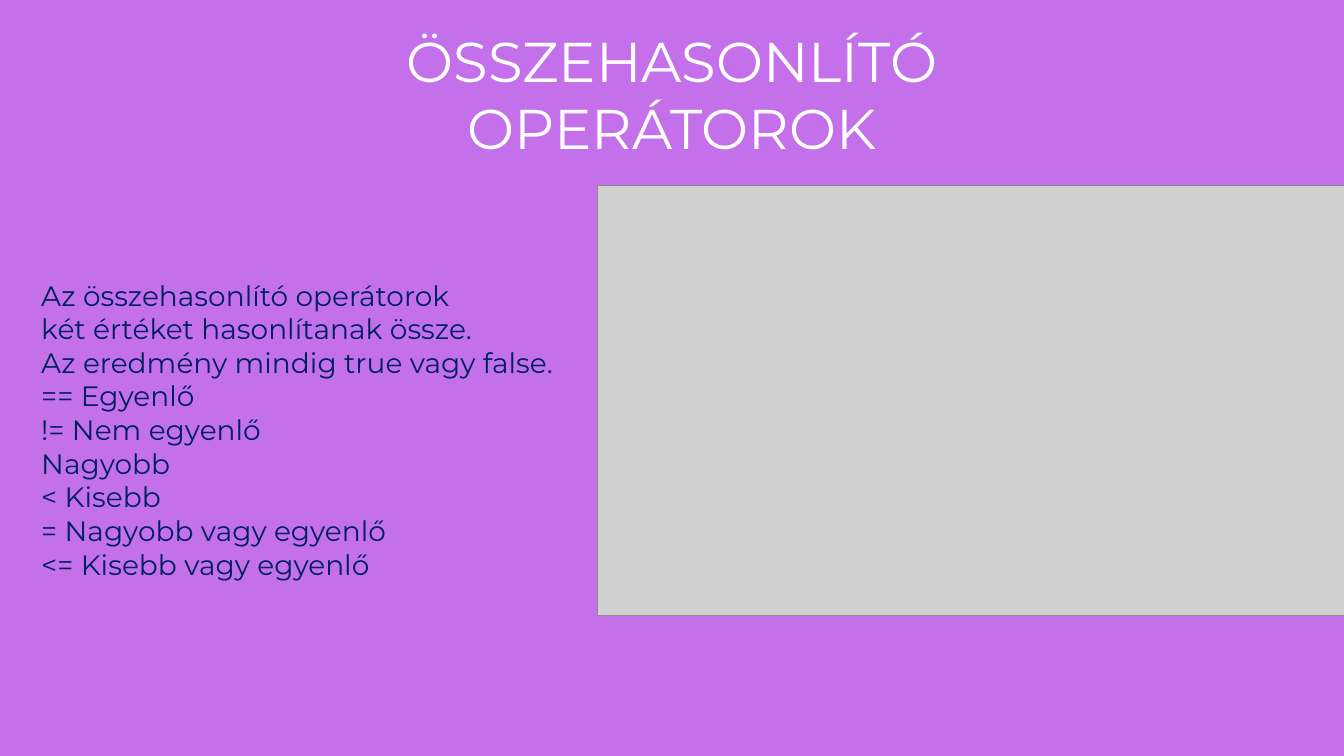
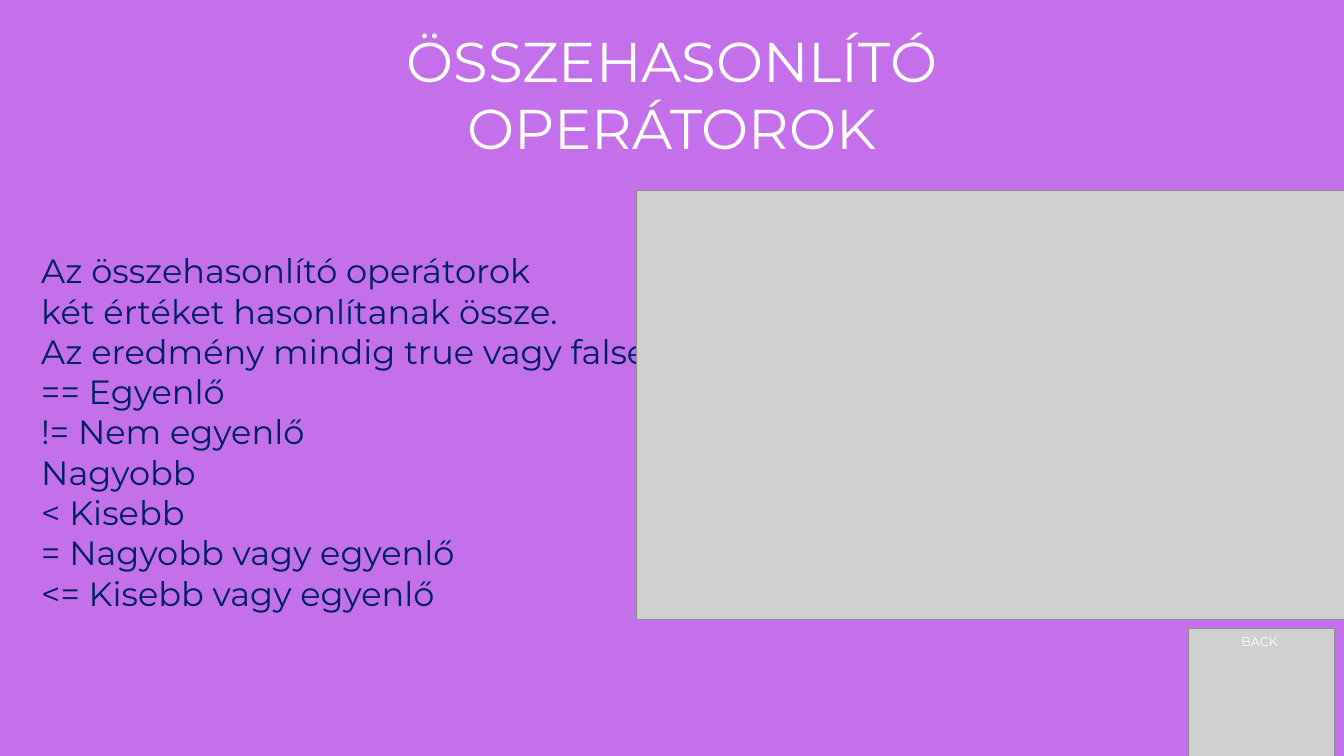
Before and after one commit to Goncol0907/Operatorok, a slide deck: slide 6 of Operátorok.pptx (slide 5 before the commit). Drawn at 1344x756 pixels with LibreOffice and Linux fonts; fonts in the diff are those of the drawing; grey boxes stand for pictures. Boxes give left, top, right and bottom in pixels: in the first picture for what was removed or moved away, otherwise in the second. Text is boxed around its words. In the diff, an @@ line names an element or a change of style, - is before the commit and + after.

```diff
--- a/Operátorok.pptx
+++ b/Operátorok.pptx
@@ picture: place and size @@
-picture at bbox=[597, 186, 1344, 615]
+picture at bbox=[636, 191, 1344, 620]
@@ text "Az összehasonlító operátorok": place and size @@
-text "Az összehasonlító operátorok" at bbox=[41, 285, 553, 581]
+text "Az összehasonlító operátorok" at bbox=[41, 258, 655, 613]
@@ text "Az összehasonlító operátorok" at bbox=[41, 258, 655, 613]: size 20 to 24 pt @@
@@ picture added at bbox=[1190, 628, 1336, 756] @@
@@ text added at bbox=[1241, 639, 1277, 646], 9 pt, text #FFFFFF @@
+BACK
```
Also in this commit, not shown: 6 other slides changed, 1 slide added.
